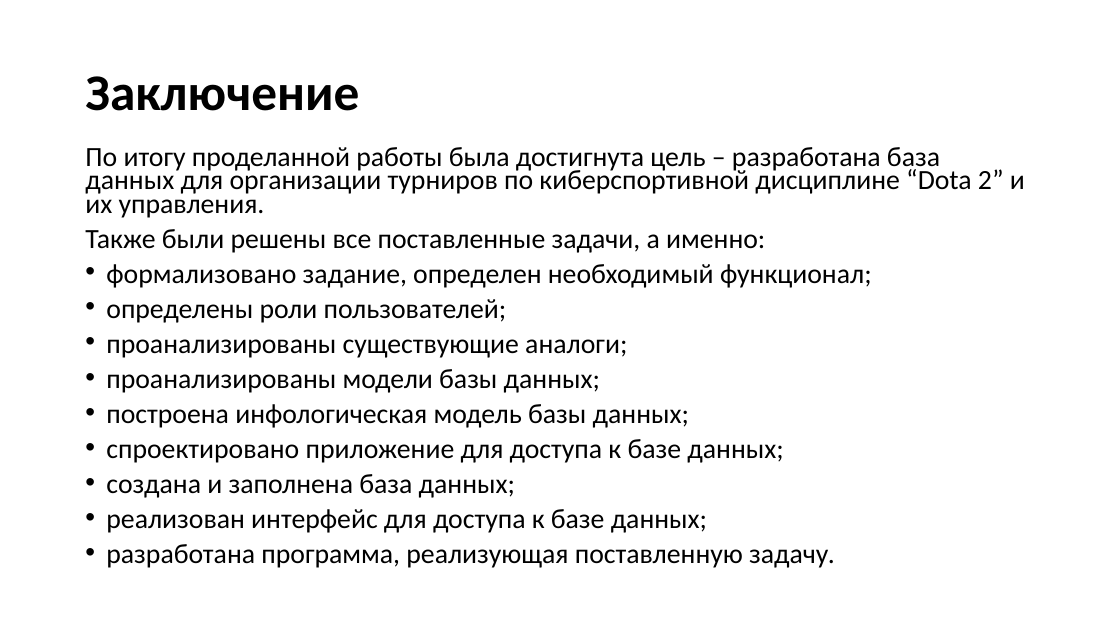
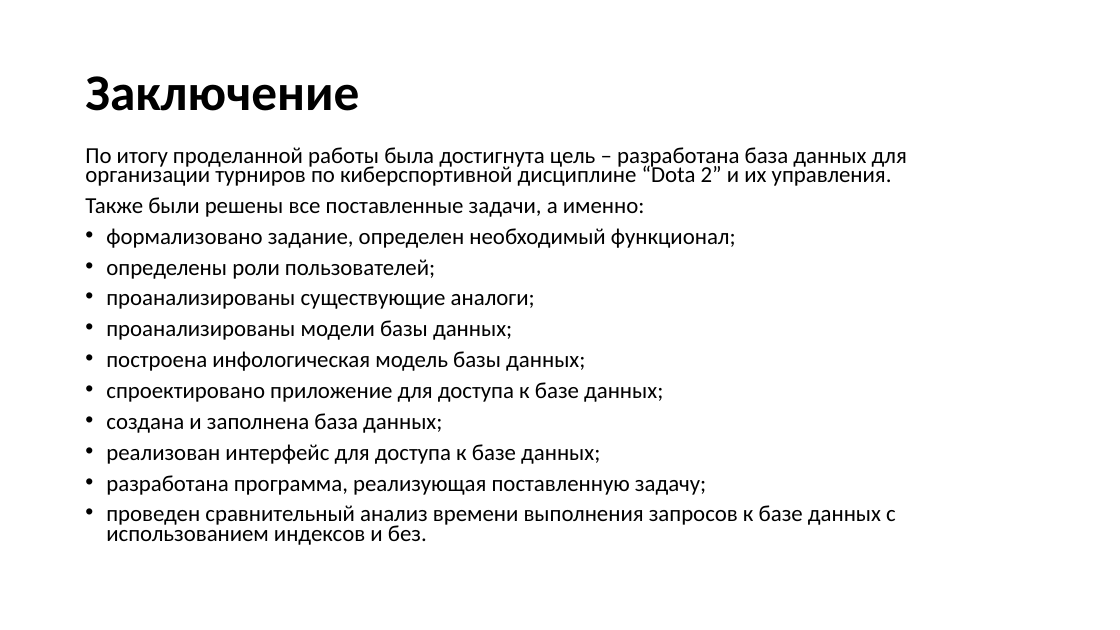
Before and after one commit to Inlucker/DataBaseCybersport, a slide deck: slide 15 of Presentation/Pronin DataBaseCybersport.pptx (slide 16 before the commit). Drawn at 1120x630 pixels with LibreOffice and Linux fonts; fonts in the diff are those of the drawing. Boxes give left, top, right and bottom in pixels: in the first picture for what was removed or moved away, otherwise in the second. Text is boxed around its words. In the diff, an @@ line names an element or a change of style, - is before the commit and + after.

```diff
--- a/Presentation/Pronin DataBaseCybersport.pptx
+++ b/Presentation/Pronin DataBaseCybersport.pptx
@@ text at (85,147,907,464): size 23.8 to 19.6 pt in "По итогу проделанной работы была достигнута цель ...", "Также были решены все поставленные задачи, а ...", "формализовано задание, определен необходимый функционал;", "определены роли пользователей;" and 6 more places @@
@@ text at (106,475,896,545): text changed; size 23.8 to 19.6 pt @@
-• разработана программа, реализующая поставленную задачу.
+• разработана программа, реализующая поставленную задачу;
+• проведен сравнительный анализ времени выполнения запросов к базе данных с использованием индексов и без.
```
Also in this commit, not shown: 1 other slide changed, 1 slide removed, 5 other files.
